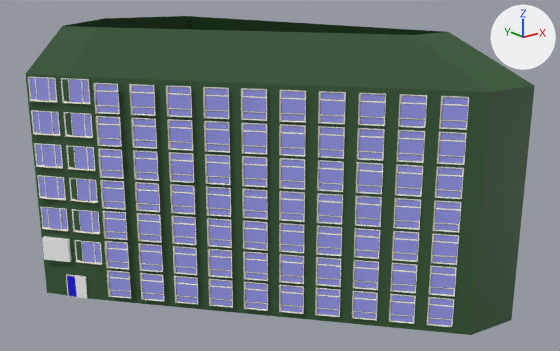
Before and after pictures for a commit that changed the FBX model Assets/Models/Saint Mary's Island/ArcadiumComplexII.fbx.
The view is the same before and after, from a 50 mm lens placed at (-34.7, -55.2, 30.7), pointed at (4.7, -6.0, 11.0). The axes (+X, +Y, +Z) are drawn at upper right. The lights are the same throughout. Where no turn or scale is listed for an object, it has been applied to the vertices. Vertices at the same position are counted once.

The first picture shows 'ArcadiumComplexII', 'CTRL_Hole.002', 'Window.001', 'Window.002'.
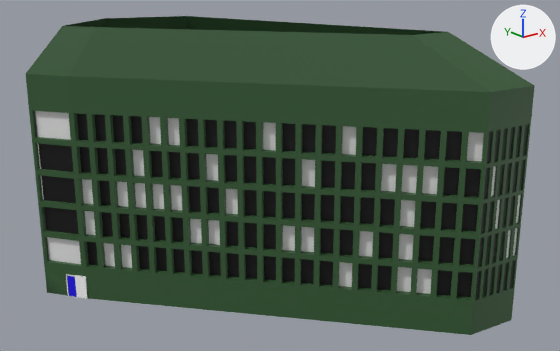
Pixel boxes (x1, y1, x2, y2) of what changed, in the pictures (560 x 351 px):
'Window.001', deleted
    before: (93, 83, 469, 327)
    faces in mat_glass_001 (blue #9c9ef3): (96, 84, 468, 325)
    faces in mat_pvc_001 (white #ffffff): (94, 83, 469, 327)
    faces in mat_plastic_001 (black #000000): (96, 84, 468, 326)
    faces in mat_marble_001 (white #f3e7da): (93, 83, 442, 321)
'Window.002', deleted
    before: (28, 77, 102, 265)
    faces in mat_glass (blue #9c9ef3): (30, 78, 101, 262)
    faces in mat_pvc (white #ffffff): (28, 77, 102, 264)
    faces in mat_plastic (black #000000): (29, 78, 101, 263)
    faces in mat_marble (white #f3e7da): (30, 100, 102, 265)
'CTRL_Hole.002', moved (not visible afterwards)
    before: (42, 236, 71, 262)
part 1 of me_vert_002, added
    after: (26, 16, 535, 335)

What the commit changed:
Material 'windowOFF' (mat_windowoff) is new.
Its base color is (0.0, 0.0, 0.0) (black #000000).
Material 'windowON' (mat_windowon) is new.
Its base color is (0.8, 0.8, 0.8) (white #e7e7e7).
me_vert_002 is used by ob_arcadiumcomplexii; location (0.0, 0.0, 9.49).
me_vert_002 had 18 vertices, 12 faces and spanned x -11.1..17.4, y -21.4..12.4, z -10.0..13.9.
me_vert_002 now has 3635 vertices, 3573 faces and spans x -11.1..17.4, y -21.4..12.4, z -10.0..13.9.
me_vert_002 part 1: 3617 vertices added at x -11.1..17.4, y -21.4..12.4, z -10.0..13.9.
me_vert_002 now uses material mat_windowon (white #e7e7e7).
me_vert_002 now uses material mat_windowoff (black #000000).
Object 'Window.002' (ob_window_002) is deleted.
Object 'Window.001' (ob_window_001) is deleted.
In object 'CTRL_Hole.002' (ob_ctrl_hole_002), parent is no longer ob_window_group_002.
